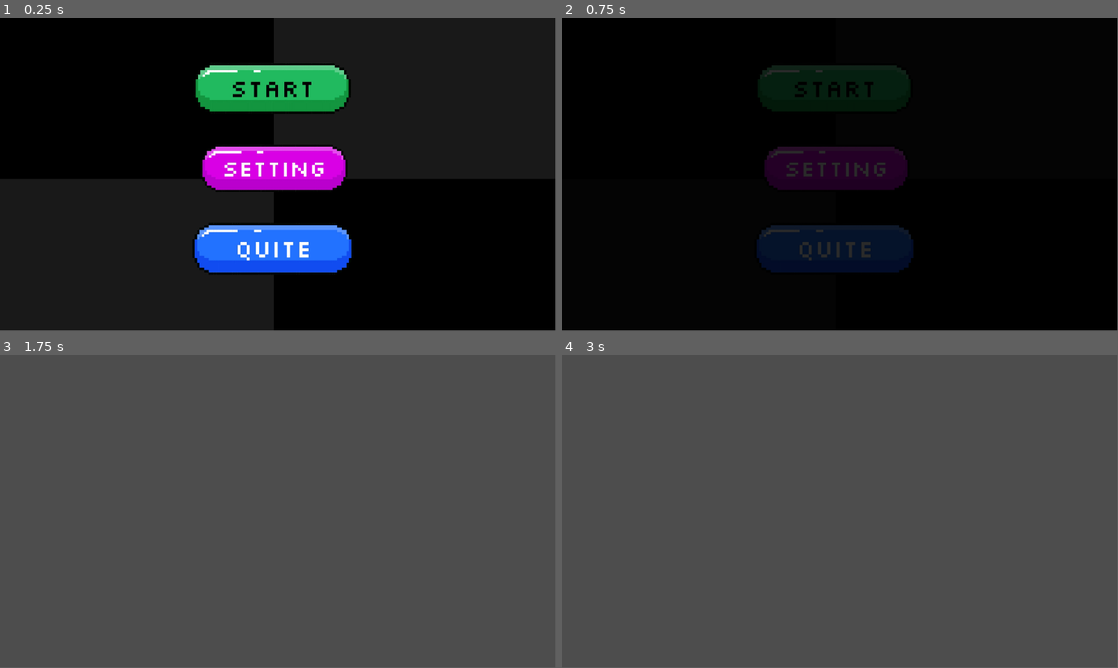
Above: before the commit, frames 1-4 (two rows, left to right).
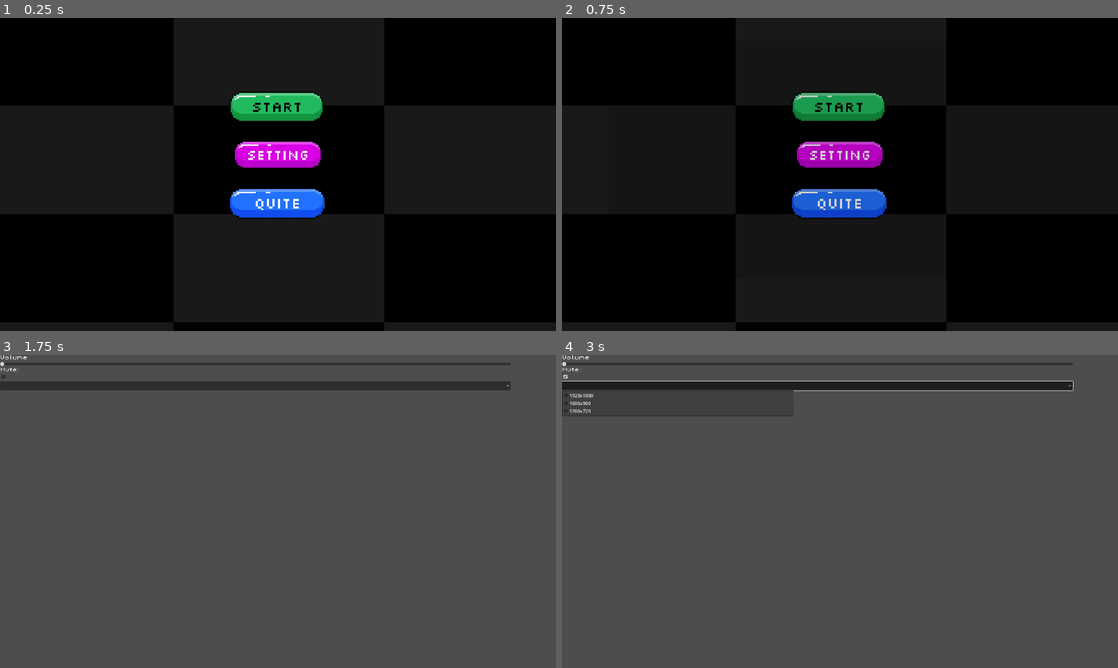
Above: after the commit, the same moments.

Repository: Funnysloth12/Arcanum
Game: Godot game, scene res://Scenes/main_menu.tscn
The game is run twice, just before and just after one commit, with the same random seed, the same clock (stepped at 60 frames per second) and the same inputs.
Inputs (mouse positions are in pixels of both pictures, inside the frame that each line leads up to; where the layout moved, square brackets give the same spot in the first picture):
- Up to frame 1 (0.25 s): no input
- Up to frame 2 (0.75 s): click (840, 152) [834, 168] at 0.5 s
- Up to frame 3 (1.75 s): click (278, 445) [272, 426] at 1.25 s
- Up to frame 4 (3 s): click (817, 376) at 2.02 s; click (817, 386) at 2.77 s
In our replay, the window is 799x449 before the commit and 800x450 after it. These sizes can differ from the game's own. Grey fills any space a smaller window leaves; there, only what the larger window draws over its background counts as a difference.

The runs differ from the first frame. In frame 1, 56% of the frame differs, in the area x 0-100%, y 0-100%; in frame 2, 13%; in frame 3, 3.1%; in frame 4, 3.5%.

Commit message:
MORE
added the volume slider, and a option menu to resize your game!

Diff:
--- a/Scenes/fade_transiton.tscn
+++ b/Scenes/fade_transiton.tscn
@@ -1,34 +1,4 @@
 [gd_scene load_steps=5 format=3 uid="uid://dj82loqswaij8"]
-
-[sub_resource type="Animation" id="Animation_ecraa"]
-resource_name = "fade_in"
-tracks/0/type = "value"
-tracks/0/imported = false
-tracks/0/enabled = true
-tracks/0/path = NodePath(".:color")
-tracks/0/interp = 1
-tracks/0/loop_wrap = true
-tracks/0/keys = {
-"times": PackedFloat32Array(0, 1),
-"transitions": PackedFloat32Array(1, 1),
-"update": 0,
-"values": [Color(0, 0, 0, 1), Color(0, 0, 0, 0)]
-}
-
-[sub_resource type="Animation" id="Animation_yuj1d"]
-resource_name = "fade_out"
-tracks/0/type = "value"
-tracks/0/imported = false
-tracks/0/enabled = true
-tracks/0/path = NodePath(".:color")
-tracks/0/interp = 1
-tracks/0/loop_wrap = true
-tracks/0/keys = {
-"times": PackedFloat32Array(0, 0.7),
-"transitions": PackedFloat32Array(1, 1),
-"update": 0,
-"values": [Color(0, 0, 0, 0), Color(0, 0, 0, 1)]
-}
 
 [sub_resource type="Animation" id="Animation_8dm4j"]
 length = 0.001
@@ -45,6 +15,36 @@
 "values": [Color(0, 0, 0, 1)]
 }
 
+[sub_resource type="Animation" id="Animation_ecraa"]
+resource_name = "fade_in"
+tracks/0/type = "value"
+tracks/0/imported = false
+tracks/0/enabled = true
+tracks/0/path = NodePath(".:color")
+tracks/0/interp = 1
+tracks/0/loop_wrap = true
+tracks/0/keys = {
+"times": PackedFloat32Array(0, 1),
+"transitions": PackedFloat32Array(1, 1),
+"update": 0,
+"values": [Color(0, 0, 0, 0), Color(0, 0, 0, 1)]
+}
+
+[sub_resource type="Animation" id="Animation_yuj1d"]
+resource_name = "fade_out"
+tracks/0/type = "value"
+tracks/0/imported = false
+tracks/0/enabled = true
+tracks/0/path = NodePath(".:color")
+tracks/0/interp = 1
+tracks/0/loop_wrap = true
+tracks/0/keys = {
+"times": PackedFloat32Array(0, 1),
+"transitions": PackedFloat32Array(1, 1),
+"update": 0,
+"values": [Color(0, 0, 0, 1), Color(0, 0, 0, 0)]
+}
+
 [sub_resource type="AnimationLibrary" id="AnimationLibrary_323jg"]
 _data = {
 &"RESET": SubResource("Animation_8dm4j"),
@@ -53,8 +53,10 @@
 }
 
 [node name="ColorRect" type="ColorRect"]
-offset_right = 1254.0
-offset_bottom = 692.0
+offset_left = -1240.0
+offset_top = -506.0
+offset_right = 3253.0
+offset_bottom = 1845.0
 color = Color(0, 0, 0, 1)
 
 [node name="AnimationPlayer" type="AnimationPlayer" parent="."]
--- a/Scenes/game.tscn
+++ b/Scenes/game.tscn
@@ -365,7 +365,7 @@
 position = Vector2(175, 15)
 
 [node name="fade_transiton" parent="." instance=ExtResource("11_rku1e")]
-offset_left = 3287.0
-offset_top = -1661.0
-offset_right = 4541.0
-offset_bottom = -969.0
+offset_left = 3546.0
+offset_top = -1707.0
+offset_right = 6273.0
+offset_bottom = 37.0
--- a/Scenes/main_menu.tscn
+++ b/Scenes/main_menu.tscn
@@ -8,7 +8,7 @@
 [ext_resource type="PackedScene" uid="uid://dj82loqswaij8" path="res://Scenes/fade_transiton.tscn" id="6_opfnp"]
 
 [node name="main menu" type="Node2D"]
-position = Vector2(615, 340)
+position = Vector2(1006, 500)
 scale = Vector2(0.75, 0.75)
 script = ExtResource("1_28flt")
 
@@ -74,10 +74,10 @@
 
 [node name="background" type="TextureRect" parent="."]
 z_index = -1655
-offset_left = -1033.3334
-offset_top = -508.00006
-offset_right = -633.3334
-offset_bottom = -108.00006
+offset_left = -1513.333
+offset_top = -764.00006
+offset_right = -882.0144
+offset_bottom = -112.46466
 scale = Vector2(4.853333, 2.4966667)
 mouse_filter = 2
 texture = ExtResource("6_cp0ys")
--- /dev/null
+++ b/Scenes/options.gd
@@ -0,0 +1,16 @@
+extends Control
+
+func _on_volume_value_changed(value: float) -> void:
+	AudioServer.set_bus_volume_db(0,value/5)
+
+func _on_mute_toggled(toggled_on: bool) -> void:
+	AudioServer.set_bus_mute(0,toggled_on)
+
+func _on_resolutions_item_selected(index: int) -> void:
+	match index:
+		0:
+			DisplayServer.window_set_size(Vector2i(1920,1080))
+		1:
+			DisplayServer.window_set_size(Vector2i(1600,900))
+		2:
+			DisplayServer.window_set_size(Vector2i(1280,720))
--- a/Scenes/options.tscn
+++ b/Scenes/options.tscn
@@ -1,3 +1,55 @@
-[gd_scene format=3 uid="uid://df334l5y1s1xq"]
+[gd_scene load_steps=3 format=3 uid="uid://df334l5y1s1xq"]
 
-[node name="Options" type="Node2D"]
+[ext_resource type="Script" uid="uid://c71p2u7w02p6m" path="res://Scenes/options.gd" id="1_prnvy"]
+[ext_resource type="FontFile" uid="uid://3rc3lct8dav0" path="res://Assets/fonts/PixelOperator8.ttf" id="2_4tmxy"]
+
+[node name="Options" type="Control"]
+layout_mode = 3
+anchors_preset = 0
+script = ExtResource("1_prnvy")
+
+[node name="MarginContainer" type="MarginContainer" parent="."]
+layout_mode = 1
+anchors_preset = 15
+anchor_right = 1.0
+anchor_bottom = 1.0
+offset_right = 1764.0
+offset_bottom = 1033.0
+grow_horizontal = 2
+grow_vertical = 2
+
+[node name="VBoxContainer" type="VBoxContainer" parent="MarginContainer"]
+layout_mode = 2
+
+[node name="volume lable" type="Label" parent="MarginContainer/VBoxContainer"]
+layout_mode = 2
+theme_override_fonts/font = ExtResource("2_4tmxy")
+theme_override_font_sizes/font_size = 18
+text = "Volume"
+
+[node name="volume" type="HSlider" parent="MarginContainer/VBoxContainer"]
+layout_mode = 2
+
+[node name="Label" type="Label" parent="MarginContainer/VBoxContainer"]
+layout_mode = 2
+theme_override_fonts/font = ExtResource("2_4tmxy")
+text = "Mute:"
+
+[node name="mute" type="CheckBox" parent="MarginContainer/VBoxContainer"]
+layout_mode = 2
+theme_override_fonts/font = ExtResource("2_4tmxy")
+theme_override_font_sizes/font_size = 16
+
+[node name="resolutions" type="OptionButton" parent="MarginContainer/VBoxContainer"]
+layout_mode = 2
+item_count = 3
+popup/item_0/text = "1920x1080"
+popup/item_0/id = 0
+popup/item_1/text = "1600x900"
+popup/item_1/id = 1
+popup/item_2/text = "1280x720"
+popup/item_2/id = 0
+
+[connection signal="value_changed" from="MarginContainer/VBoxContainer/volume" to="." method="_on_volume_value_changed"]
+[connection signal="toggled" from="MarginContainer/VBoxContainer/mute" to="." method="_on_mute_toggled"]
+[connection signal="item_selected" from="MarginContainer/VBoxContainer/resolutions" to="." method="_on_resolutions_item_selected"]
--- a/Scripts/main_menu.gd
+++ b/Scripts/main_menu.gd
@@ -6,7 +6,7 @@
 	button_type = "start"
 	$fade_transition.show()
 	$fade_transition/fade_timer.start()
-	$fade_transition/AnimationPlayer.play("fade_out")
+	$fade_transition/AnimationPlayer.play("fade_in")
 
 
 func _on_options_pressed() -> void:
--- a/Scripts/player.gd
+++ b/Scripts/player.gd
@@ -1,19 +1,11 @@
 extends CharacterBody2D
-
 
 const SPEED = 130.0
 const JUMP_VELOCITY = -300.0
 
 var gravity = ProjectSettings.get_setting("physics/2d/default_gravity")
 
-
-
-
 @onready var animated_sprite_2d: AnimatedSprite2D = $AnimatedSprite2D
-
-
-
-
 
 func _physics_process(delta: float) -> void:
 	# Add the gravity.
@@ -23,7 +15,6 @@
 	# Handle jump.
 	if Input.is_action_just_pressed("jump") and is_on_floor():
 		velocity.y = JUMP_VELOCITY
-
 	#gets the imput direction 1,0,-1
 	var direction := Input.get_axis("move_left", "move_right")
 	#flip the sprite
@@ -40,7 +31,6 @@
 	else:
 		animated_sprite_2d.play("jump")
 
-
 	#applys movemnt
 	if direction:
 		velocity.x = direction * SPEED
--- a/project.godot
+++ b/project.godot
@@ -22,6 +22,12 @@
 
 Music="*res://Scenes/music.tscn"
 
+[display]
+
+window/size/viewport_width=1920
+window/size/viewport_height=1080
+window/stretch/mode="viewport"
+
 [input]
 
 jump={
Not shown, added: Scenes/options.gd.uid
